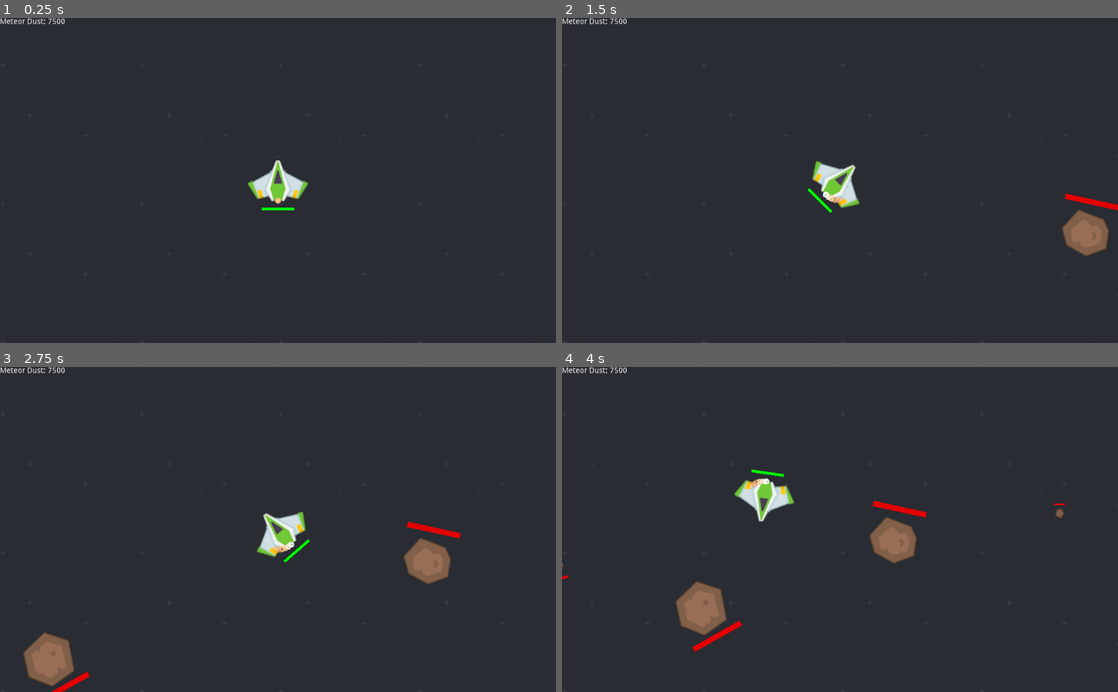
Above: before the commit, frames 1-4 (two rows, left to right).
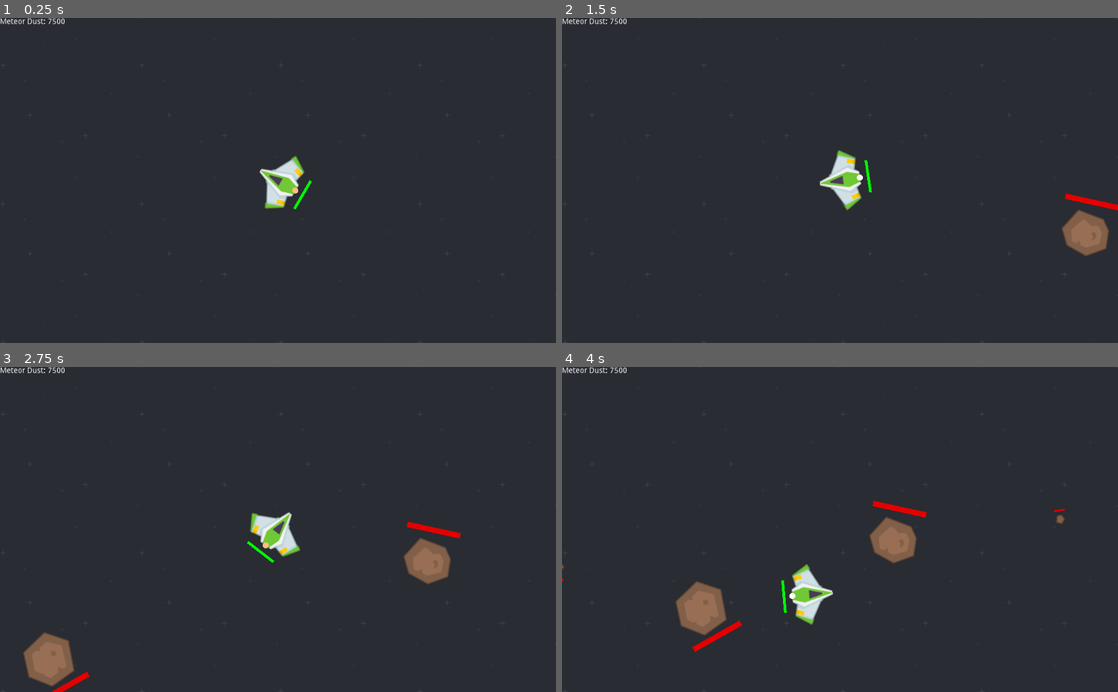
Above: after the commit, the same moments.

Repository: ArcheCraft/SpaceShootingGame
Game: Godot game, scene res://Scenes/Game.tscn
Same seed, same stepped clock (60 frames per second), same inputs: the game is played once before the commit and once after it. This scene is started directly instead of the project's main scene.
Inputs (mouse positions are in pixels of both pictures, inside the frame that each line leads up to):
- Up to frame 1 (0.25 s): no input
- Up to frame 2 (1.5 s): tap Enter at 0.5 s; move the mouse to (962, 164) at 0.52 s; hold Right (ui_right) 0.53-1.28 s; move the mouse to (728, 196) at 1.27 s; hold Left (ui_left) from 1.28 s (still down)
- Up to frame 3 (2.75 s): move the mouse to (333, 458) at 2.02 s; release Left (ui_left) at 2.03 s; hold Right (ui_right) from 2.03 s (still down)
- Up to frame 4 (4 s): move the mouse to (812, 594) at 2.77 s; release Right (ui_right) at 2.78 s; hold Up (ui_up) 2.78-3.53 s; move the mouse to (1006, 578) at 3.52 s; hold Left (ui_left) from 3.53 s (still down)

The runs differ from the first frame. In frame 1, 1.0% of the frame differs, in the area x 44-57%, y 42-60%; in frame 2, 1.0%; in frame 3, 1.0%; in frame 4, 1.8%, in the area x 0-91%, y 31-80%.

Commit message:
update files

Diff:
--- a/Scenes/Enemy.tscn
+++ b/Scenes/Enemy.tscn
@@ -8,22 +8,6 @@
 
 [sub_resource type="RectangleShape2D" id=2]
 extents = Vector2( 18.2403, 31.0538 )
-
-[sub_resource type="Gradient" id=3]
-offsets = PoolRealArray( 0, 0.985185, 1 )
-colors = PoolColorArray( 1, 1, 1, 1, 1, 0.494118, 0, 0, 1, 1, 1, 1 )
-
-[sub_resource type="GradientTexture" id=4]
-gradient = SubResource( 3 )
-
-[sub_resource type="ParticlesMaterial" id=5]
-emission_shape = 1
-emission_sphere_radius = 5.0
-flag_disable_z = true
-gravity = Vector3( 0, 0, 0 )
-orbit_velocity = 0.0
-orbit_velocity_random = 0.0
-color_ramp = SubResource( 4 )
 
 [sub_resource type="StyleBoxFlat" id=6]
 bg_color = Color( 1, 0.196078, 0, 1 )
@@ -53,14 +37,6 @@
 rotation = -0.959931
 shape = SubResource( 2 )
 
-[node name="Particles2D2" type="Particles2D" parent="."]
-position = Vector2( 0, 37 )
-amount = 1500
-lifetime = 0.1
-randomness = 1.0
-local_coords = false
-process_material = SubResource( 5 )
-
 [node name="ShootTimer" type="Timer" parent="."]
 wait_time = 0.1
 
--- a/Scenes/Game.tscn
+++ b/Scenes/Game.tscn
@@ -11,7 +11,9 @@
 z_index = 1
 
 [node name="MeteorTimer" type="Timer" parent="."]
+one_shot = true
 
 [node name="EnemyTimer" type="Timer" parent="."]
-[connection signal="timeout" from="MeteorTimer" to="." method="_on_Timer_timeout"]
+one_shot = true
+[connection signal="timeout" from="MeteorTimer" to="." method="_on_MeteorTimer_timeout"]
 [connection signal="timeout" from="EnemyTimer" to="." method="_on_EnemyTimer_timeout"]
--- a/Scenes/Laser.tscn
+++ b/Scenes/Laser.tscn
@@ -11,6 +11,7 @@
 script = ExtResource( 2 )
 
 [node name="Sprite" type="Sprite" parent="."]
+self_modulate = Color( 0, 1, 0, 1 )
 texture = ExtResource( 1 )
 
 [node name="CollisionShape2D" type="CollisionShape2D" parent="."]
--- a/Scenes/MainMenu.tscn
+++ b/Scenes/MainMenu.tscn
@@ -101,9 +101,47 @@
 __meta__ = {
 "_edit_use_anchors_": false
 }
+
+[node name="HelpButton" type="Button" parent="."]
+anchor_left = 0.99
+anchor_top = 0.02
+anchor_right = 0.99
+anchor_bottom = 0.02
+margin_left = -25.0
+margin_bottom = 25.0
+text = "?"
+__meta__ = {
+"_edit_use_anchors_": false
+}
+
+[node name="HelpMenu" type="AcceptDialog" parent="."]
+margin_right = 83.0
+margin_bottom = 58.0
+window_title = "Help"
+dialog_text = "CONTROLS
+To move forward, use 'W' or 'UP', to turn use 'A' and 'D' or 'LEFT' and 'RIGHT'.
+If you don't want to turn that way, in the settings there is an option called \"Mouse control\".
+When checked, the keys for turning get deactivated and instead your plane turns at yout cursor!
+To shoot, use 'SPACE' or press the left mouse button.
+All controls allow to be hold.
+
+
+ABOUT THE GAME
+While playing, there will be meteors spawning. Kill them with your laser before they reach you.
+When they reach you, they damage you with their lifes left.
+Every couple seconds there will spawn an Enemy, which moves up to a distance to you and then circles around you.
+Shoot it, it does heavy damage by shooting at you!
+
+With more time played, there will come more and stronger meteors and enemies.
+Use the meteor dust (MD) you get from killing them to upgrade yourself in the Shop!
+But remember, when \"mouse control\" is activated, because it is easier, you get much less MD!"
+__meta__ = {
+"_edit_use_anchors_": false
+}
 [connection signal="pressed" from="PlayButton" to="." method="_on_PlayButton_pressed"]
 [connection signal="pressed" from="QuitButton" to="." method="_on_ExitButton_pressed"]
 [connection signal="pressed" from="QuitAccept" to="." method="_on_QuitAccept_pressed"]
 [connection signal="pressed" from="QuitDecline" to="." method="_on_QuitDecline_pressed"]
 [connection signal="pressed" from="ShopButton" to="." method="_on_ShopButton_pressed"]
 [connection signal="pressed" from="SettingsButton" to="." method="_on_SettingsButton_pressed"]
+[connection signal="pressed" from="HelpButton" to="." method="_on_HelpButton_pressed"]
--- a/Scripts/Enemy.gd
+++ b/Scripts/Enemy.gd
@@ -3,28 +3,32 @@
 var shoot_ready = true
 var regenerate = true
 
-var health = 0
-var max_health = 0
-export var shooting_speed = 15
+var health = 0.0
+var max_health = 0.0
+export var shooting_speed = 30
 var movement_speed = 0
 var dust = 0
 
 var in_range = false
+
+var timeout = 0.5
 
 onready var player = get_tree().root.find_node("Player", true, false)
 
 var laser = preload("res://Scenes/EnemyShot.tscn")
 
 func _ready():
-	max_health = Globals.calc_meteor_life() * 3
+	max_health = (Globals.calc_meteor_life() + 5) * 2
 	health = max_health
-	movement_speed = Globals.calc_speed_of_meteor() * 2
+	movement_speed = Globals.player_movement_speed / 2
 	dust = Globals.calc_dust(rand_range(1, 100), max_health) * 2.5
 
 	$HealthBar.max_value = max_health
 
 func _physics_process(delta):
-	if shoot_ready:
+	timeout -= delta
+
+	if shoot_ready and timeout < 0:
 		shoot_ready = false
 		$ShootTimer.start(1 / shooting_speed)
 		var laser_instance = laser.instance()
@@ -55,6 +59,7 @@
 		area.queue_free()
 	if health <= 0:
 		health = max_health
+		get_tree().root.find_node("Game", true, false).meteor_spawning = true
 		queue_free()
 
 func _on_ShootTimer_timeout():
--- a/Scripts/EnemyShot.gd
+++ b/Scripts/EnemyShot.gd
@@ -1,6 +1,6 @@
 extends "res://Scripts/Laser.gd"
 
-export var divisor = 4
+export var divisor = 10.0
 
 func _ready():
 	damage = Globals.calc_meteor_life() / divisor
--- a/Scripts/Game.gd
+++ b/Scripts/Game.gd
@@ -3,11 +3,13 @@
 var meteor = preload("res://Scenes/Meteor.tscn")
 var enemy = preload("res://Scenes/Enemy.tscn")
 
+var meteor_spawning = true
+
 func _ready():
 	$Player.position = get_viewport().get_visible_rect().size / 2
 	$MeteorTimer.start(1)
 
-	$EnemyTimer.start(15)
+	$EnemyTimer.start(20)
 
 func _process(delta):
 	if Input.is_action_pressed("ui_cancel"):
@@ -54,21 +56,22 @@
 	if random == 9:
 		return "Tiny2"
 
-func _on_Timer_timeout():
-	$MeteorTimer.wait_time = Globals.calc_time_til_next_meteor()
-	$MeteorTimer.start()
+func _on_MeteorTimer_timeout():
+	$MeteorTimer.start(Globals.calc_time_til_next_meteor())
 
-	var meteor_instance = meteor.instance()
-	meteor_instance.position = rand_pos_outside_screen()
-	meteor_instance.size = rand_meteor_size()
-	meteor_instance.max_health = Globals.calc_meteor_life()
-	meteor_instance.movement_speed = Globals.calc_speed_of_meteor()
-	meteor_instance.dust = Globals.calc_dust(rand_range(1, 56.7), meteor_instance.max_health)
+	if meteor_spawning:
+		var meteor_instance = meteor.instance()
+		meteor_instance.position = rand_pos_outside_screen()
+		meteor_instance.size = rand_meteor_size()
+		meteor_instance.max_health = Globals.calc_meteor_life()
+		meteor_instance.movement_speed = Globals.calc_speed_of_meteor()
+		meteor_instance.dust = Globals.calc_dust(rand_range(1, 56.7), meteor_instance.max_health)
 
-	add_child(meteor_instance)
+		add_child(meteor_instance)
 
 func _on_EnemyTimer_timeout():
-	$EnemyTimer.start(Globals.calc_time_til_next_meteor() * 10)
+	$EnemyTimer.start(Globals.calc_time_til_next_meteor() * 30)
+	meteor_spawning = false
 
 	var enemy_instance = enemy.instance()
 	enemy_instance.position = rand_pos_outside_screen()
--- a/Scripts/Globals.gd
+++ b/Scripts/Globals.gd
@@ -6,6 +6,7 @@
 export var player_movement_speed_price_base = 10000
 export var player_movement_speed_price_step = 5000
 var player_movement_speed_price = 0
+export var player_movement_speed_max_count = 10
 
 export var player_health_base = 20
 export var player_health_step = 10
@@ -15,7 +16,6 @@
 export var player_health_price_step = 15000
 var player_health_price
 
-export var player_regeneration_speed = 2
 export var player_rotation_speed = 10
 
 export var laser_speed_base = 1500
@@ -24,6 +24,7 @@
 export var laser_speed_price_base = 5000
 export var laser_speed_price_step = 8500
 var laser_speed_price = 0
+export var laser_speed_max_count = 30
 
 export var dust_player_bonus_step = 100
 var dust_player_bonus = 0
@@ -44,6 +45,7 @@
 export var shooting_speed_price_base = 15000
 export var shooting_speed_price_step = 20000
 var shooting_speed_price = 0
+export var shooting_speed_max_count = 20
 
 
 export var meteor_life_time_multiplier = 1.025
@@ -67,7 +69,7 @@
 export var meteor_dust_base = 0
 var meteor_dust = 0
 
-var mouse_control = false
+var mouse_control = true
 
 var elapsed_time = 0.0
 var last_multiplied = 0.0
--- a/Scripts/MainMenu.gd
+++ b/Scripts/MainMenu.gd
@@ -24,3 +24,6 @@
 
 func _on_SettingsButton_pressed():
 	get_tree().change_scene("res://Scenes/SettingsMenu.tscn")
+
+func _on_HelpButton_pressed():
+	$HelpMenu.popup_centered()
--- a/Scripts/Player.gd
+++ b/Scripts/Player.gd
@@ -27,8 +27,10 @@
 		var laser_instance = laser.instance()
 		laser_instance.transform = transform
 		get_parent().add_child(laser_instance)
-	if regenerate && (Globals.player_health + (Globals.player_regeneration_speed * delta)) < Globals.max_player_health:
-		Globals.player_health += Globals.player_regeneration_speed * delta
+	if regenerate:
+		Globals.player_health += (Globals.max_player_health / 10) * delta
+		if Globals.player_health > Globals.max_player_health:
+			Globals.player_health = Globals.max_player_health
 
 	update_health_bar()
 
--- a/Scripts/ShopMenu.gd
+++ b/Scripts/ShopMenu.gd
@@ -47,7 +47,7 @@
 
 func _on_PlayerMovementSpeed_to_initialize():
 	$PlayerMovementSpeed.item_name = "Movement Speed"
-	$PlayerMovementSpeed.max_count = 40
+	$PlayerMovementSpeed.max_count = Globals.player_movement_speed_max_count
 	$PlayerMovementSpeed.current_effect = str(Globals.player_movement_speed) + " Pixels per Second"
 	$PlayerMovementSpeed.current_price = Globals.player_movement_speed_price
 
@@ -89,7 +89,7 @@
 
 func _on_LaserSpeed_to_initialize():
 	$LaserSpeed.item_name = "Laser Speed"
-	$LaserSpeed.max_count = 60
+	$LaserSpeed.max_count = Globals.laser_speed_max_count
 	$LaserSpeed.current_effect = str(Globals.laser_speed) + " Pixels per Second"
 	$LaserSpeed.current_price = Globals.laser_speed_price
 
@@ -110,7 +110,7 @@
 
 func _on_ShootingSpeed_to_initialize():
 	$ShootingSpeed.item_name = "Shooting Speed"
-	$ShootingSpeed.max_count = 60
+	$ShootingSpeed.max_count = Globals.shooting_speed_max_count
 	$ShootingSpeed.current_effect = str(Globals.shooting_speed) + " Shots per Second"
 	$ShootingSpeed.current_price = Globals.shooting_speed_price
 
Not shown: 1 places in Scenes/Enemy.tscn that only renumber resources
